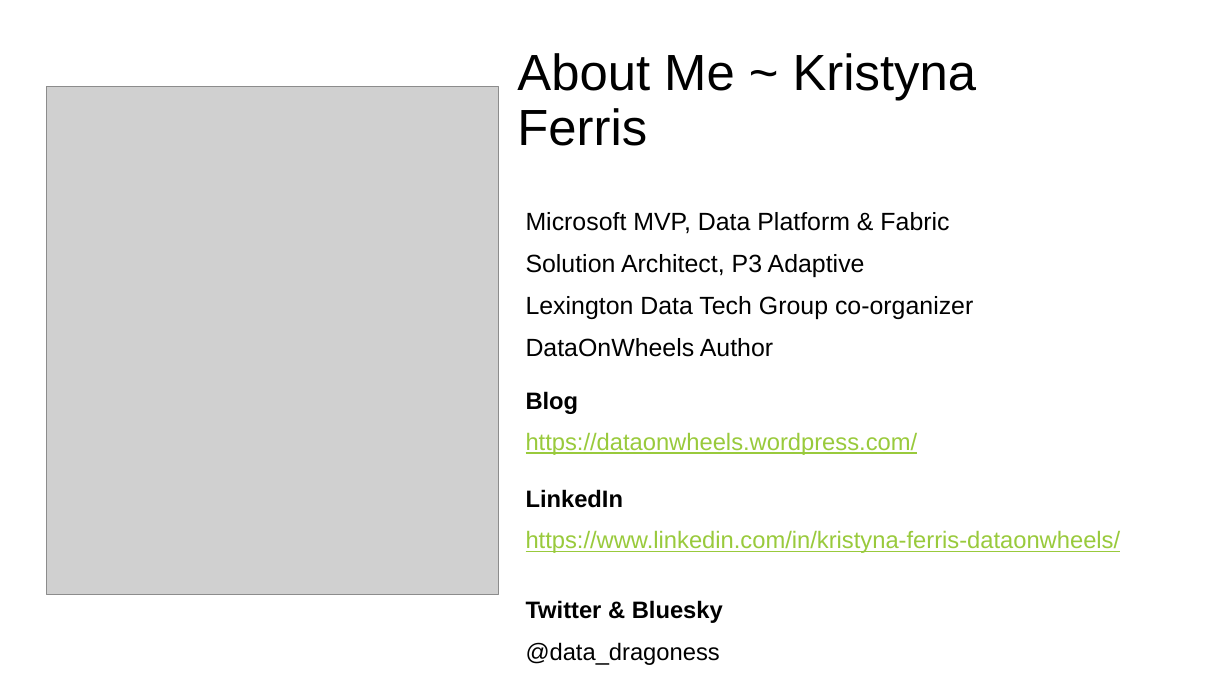
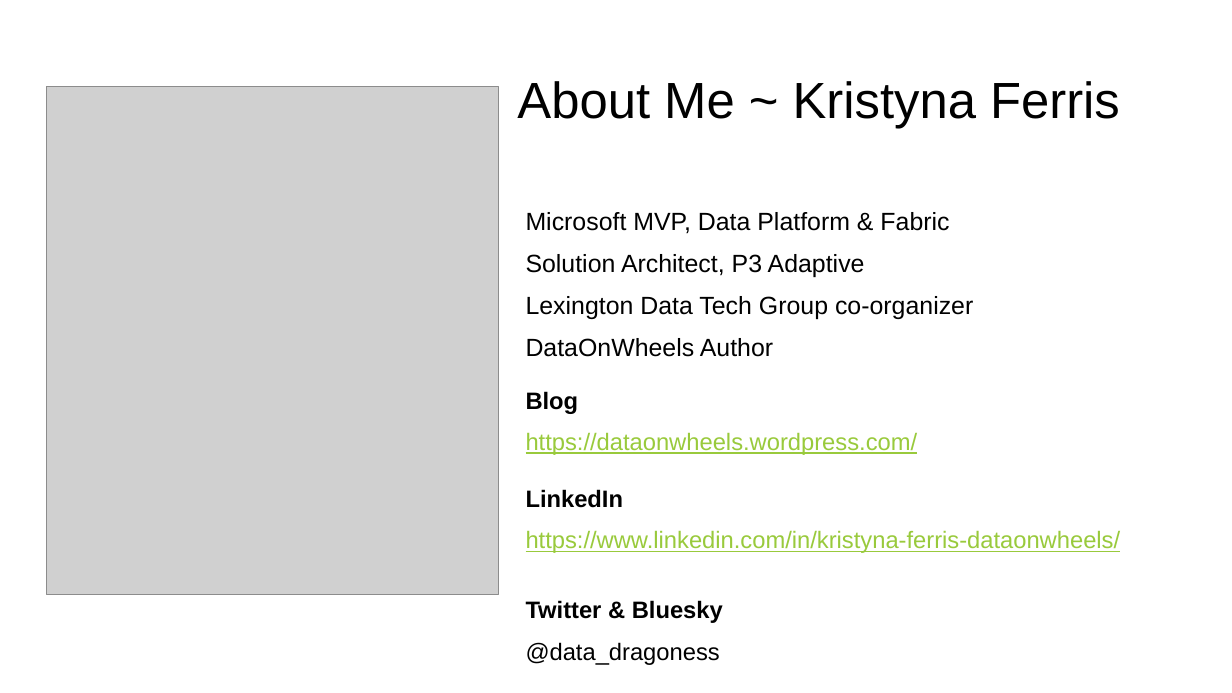
Before and after one commit to Anytsirk12/DataOnWheels, a slide deck: slide 2 of Presentations/Fellowship of the Star Schema/The Fellowship of the Star Schema Transforming OLTP Data for Power BI.pptx. Drawn at 1232x693 pixels with LibreOffice and Linux fonts; fonts in the diff are those of the drawing; grey boxes stand for pictures. Boxes give left, top, right and bottom in pixels: in the first picture for what was removed or moved away, otherwise in the second. Text is boxed around its words. In the diff, an @@ line names an element or a change of style, - is before the commit and + after.

```diff
--- a/Presentations/Fellowship of the Star Schema/The Fellowship of the Star Schema Transforming OLTP Data for Power BI.pptx
+++ b/Presentations/Fellowship of the Star Schema/The Fellowship of the Star Schema Transforming OLTP Data for Power BI.pptx
@@ title "About Me ~ Kristyna Ferris" rewrapped from <box>517,53,976,146</box> to <box>517,81,1120,128</box> @@
```
Also in this commit, not shown: 9 other slides changed, 4 other files.
